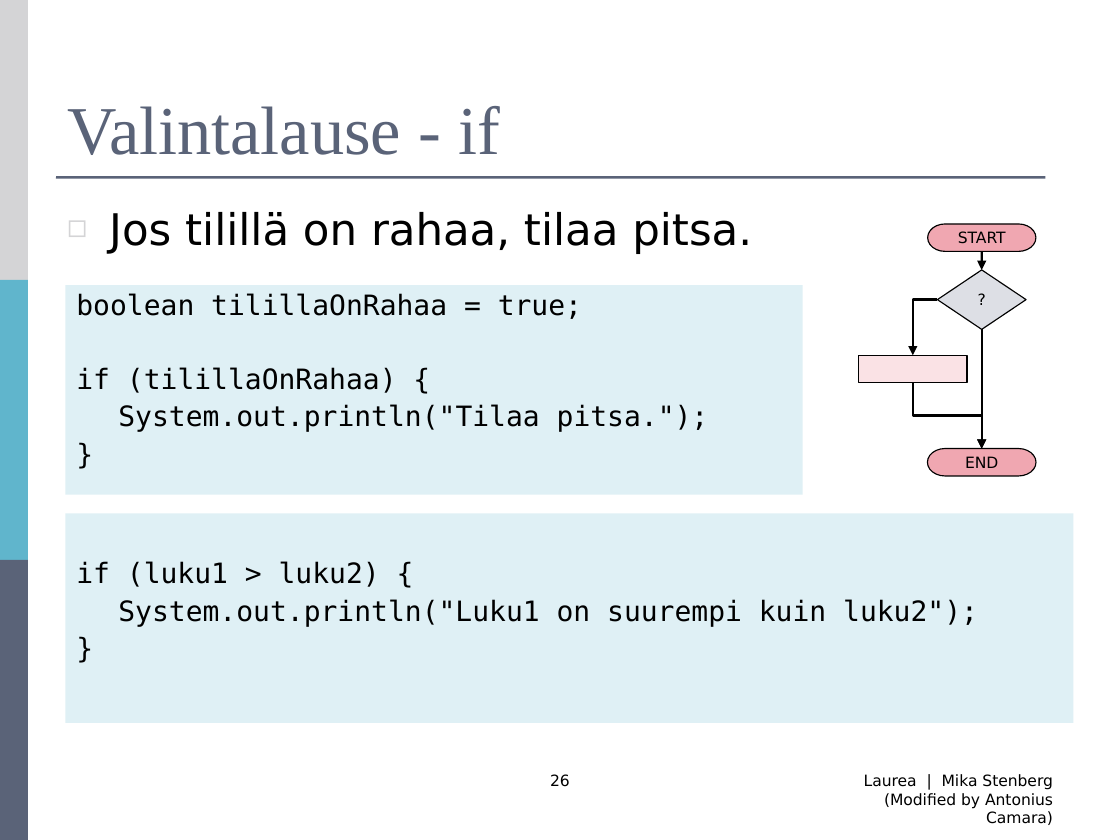
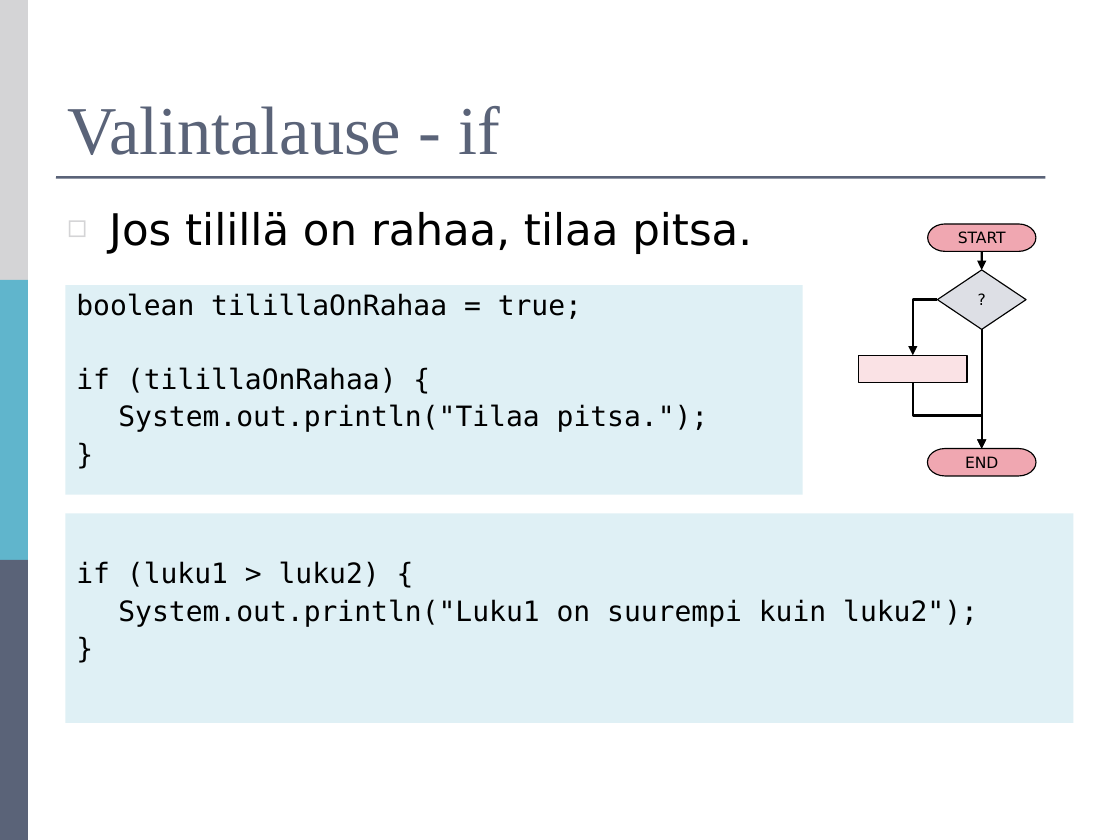
Before and after one commit to mjstenbe/OO_2017, a slide deck: slide 25 of Lecture materials (Antonius)/R0027-Luento-3-TulLukOper.ppt (slide 26 before the commit). Drawn at 1120x840 pixels with LibreOffice and Linux fonts; fonts in the diff are those of the drawing. Boxes give left, top, right and bottom in pixels: in the first picture for what was removed or moved away, otherwise in the second. Text is boxed around its words. In the diff, an @@ line names an element or a change of style, - is before the commit and + after.

```diff
--- a/Lecture materials (Antonius)/R0027-Luento-3-TulLukOper.ppt
+++ b/Lecture materials (Antonius)/R0027-Luento-3-TulLukOper.ppt
@@ page number removed at bbox=[550, 774, 570, 787] @@
-26
@@ text removed at bbox=[864, 774, 1053, 825] @@
-Laurea | Mika Stenberg (Modified by Antonius Camara)
```
Also in this commit, not shown: 25 other slides changed, 2 slides removed, 6 other files.
